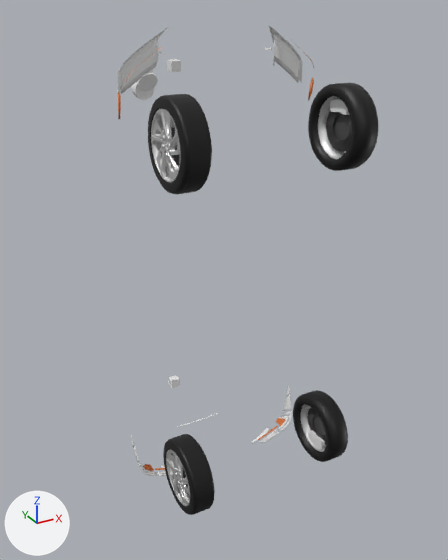
A saved change to the Blender file Assets/BFH/Models/easy-mile-v001.blend.
Camera for both pictures: a 50 mm lens placed at (-2.46, -3.5, 2.25), pointed at (0.14, 1.21, -0.11). The lights are fixed; the arrows at lower left show +X, +Y and +Z.

Names of what the first picture shows: 'BreakLightEM', 'HeadLightEM.002', 'WheelBackLD', 'WheelBackRD', 'WheelFrontLBreaksD', 'WheelFrontLD', 'WheelFrontRD'.
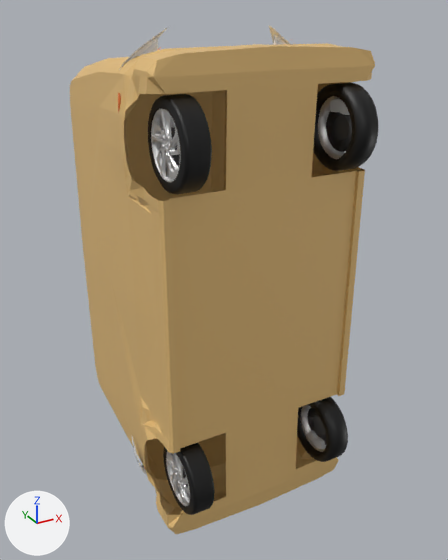
Where the newer file only moved an object's origin or applied its transform, the numbers keep the older frame.

Location of each change, [x1, y1, x2, y2] in pixels of the pictures (448 x 560 px):
'BodyCar', shown
    after: [70, 43, 375, 534]
'HeadLightEM.002', unchanged, covered by the edit
    before: [118, 26, 303, 93]
    after: [119, 26, 290, 70]

Diff of the bpy script that builds the scene:
```diff
--- a/Assets/BFH/Models/easy-mile-v001.blend.py
+++ b/Assets/BFH/Models/easy-mile-v001.blend.py
@@ ob_bodycar @@
 ob_bodycar.location = (0.0, 0.0, 0.0)
-ob_bodycar.hide_set(True)
```
